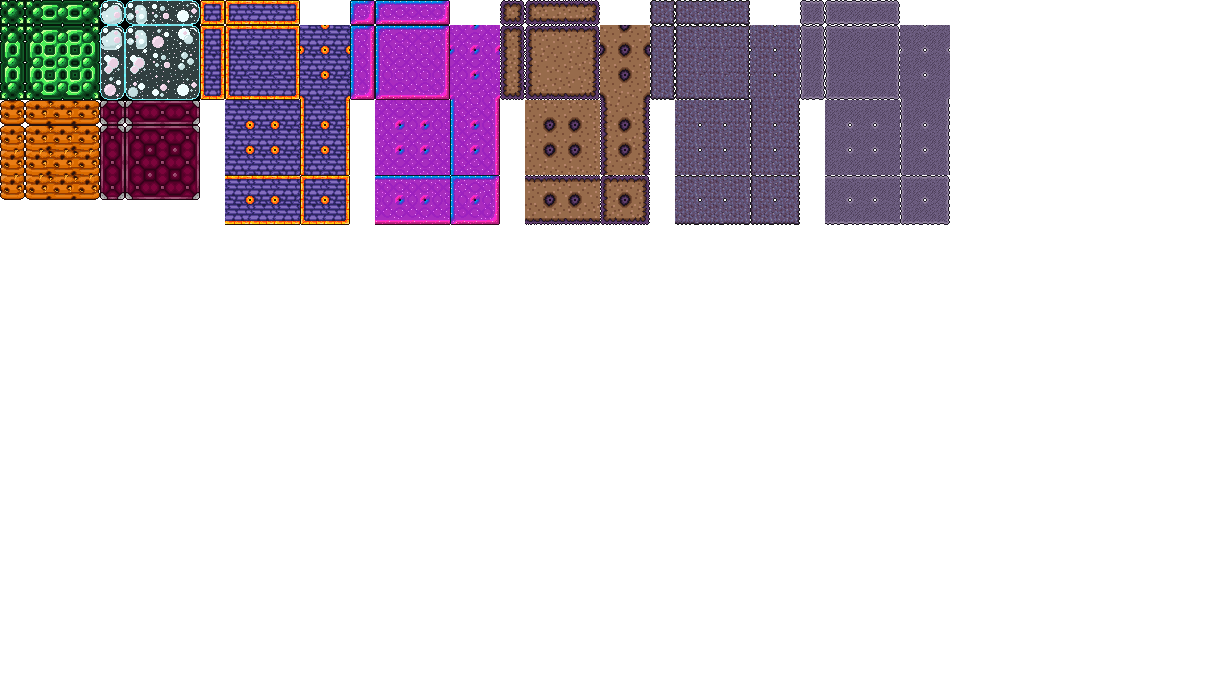
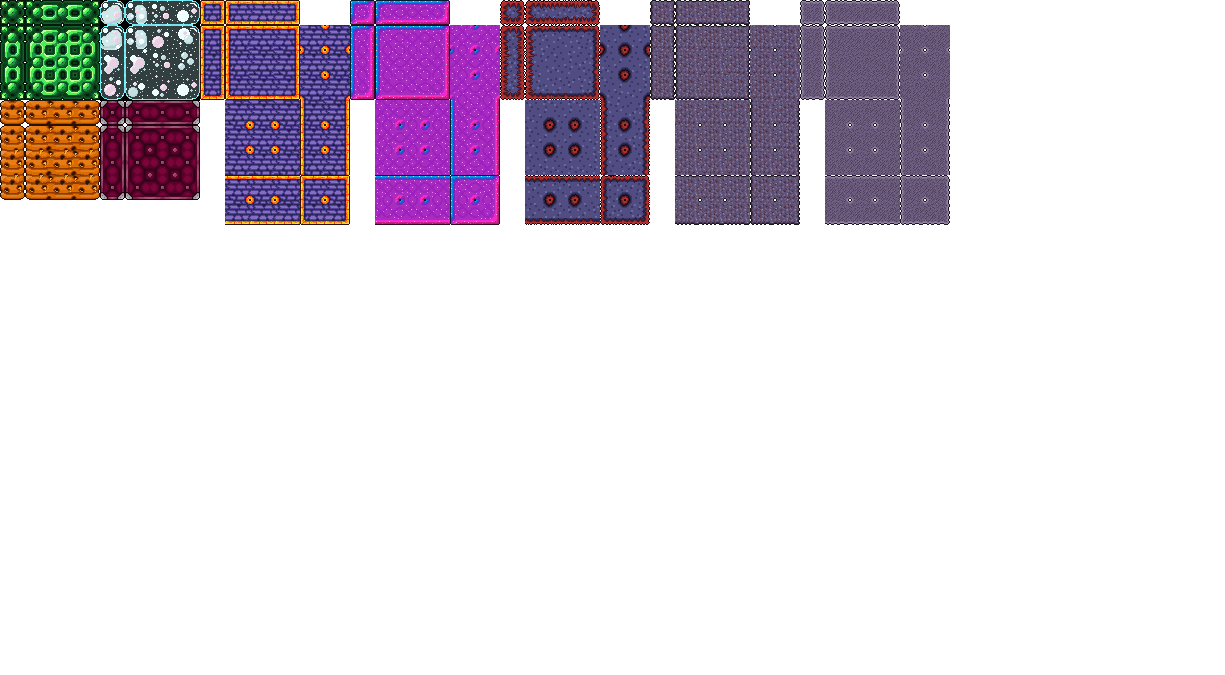
Layers edited between the first and the second 1225 x 675 image:
renamed "Dirt" to "Grass Crimson", showed it, moved it above "Grass normal", painted on it over [500, 0, 650, 225]
showed "Grass normal" over [500, 0, 650, 225]
hid "Grass Corrupt" over [500, 0, 650, 225]
